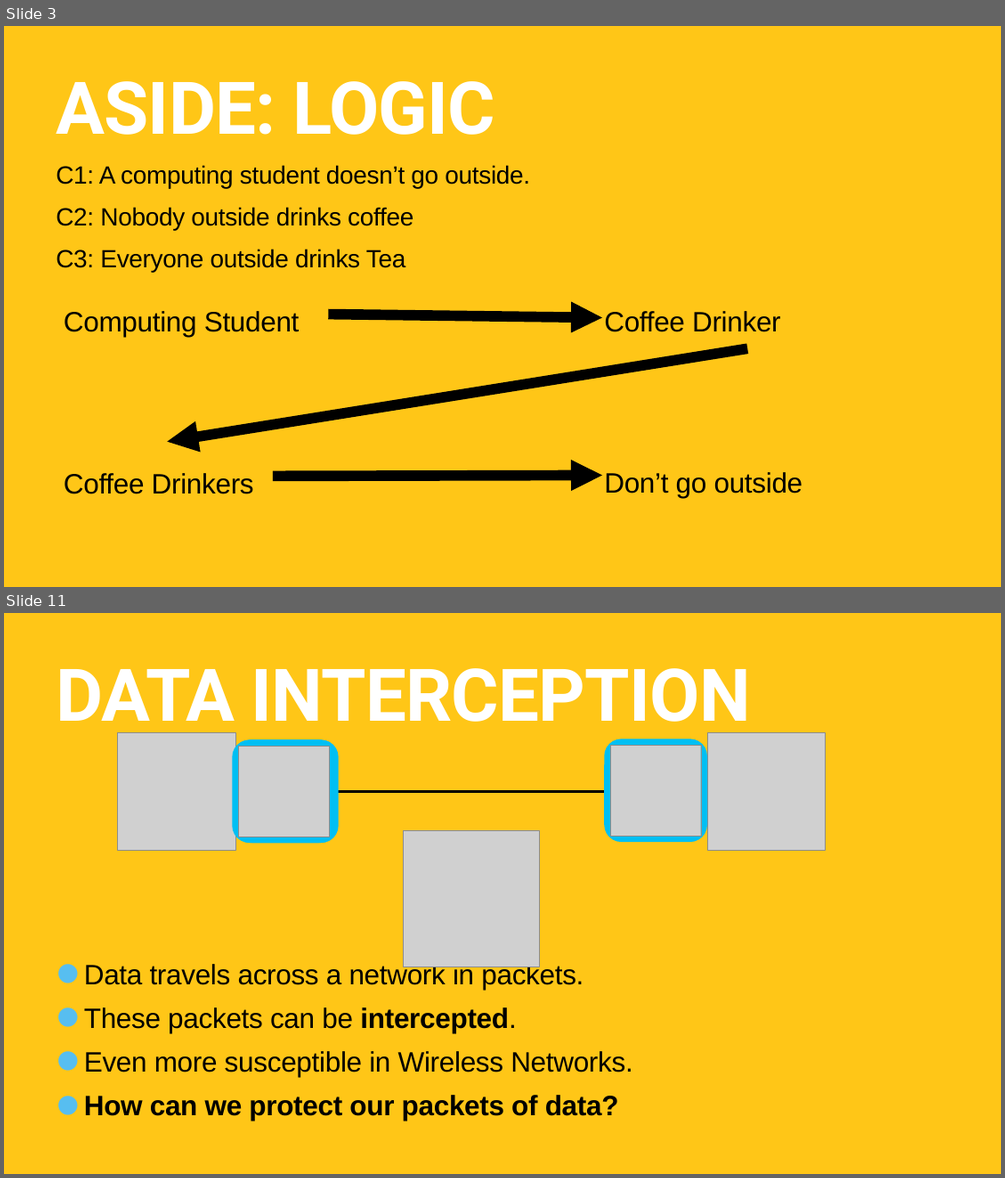
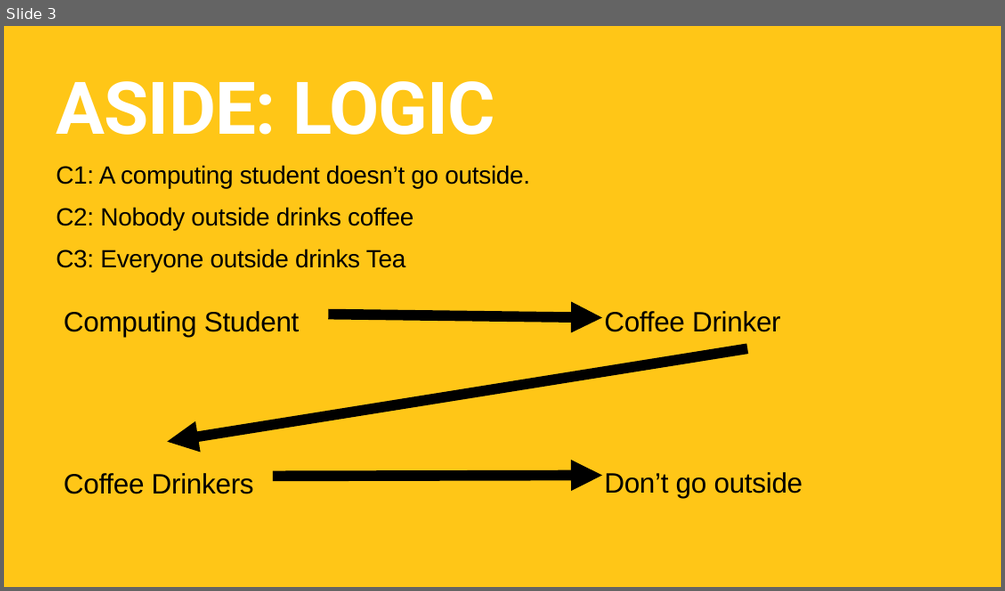
Before and after one commit to TommyWoodley/teaching, a slide deck: ALevel/BigO/BigOPresentation.pptx. Shown one above the other, each under a label of ours: slides 3 and 11 before the commit, slide 3 after it; the slides between them are not shown. The pictures are 1005x1178 and 1005x591 pixels, drawn with LibreOffice and Linux fonts; fonts in the diff are those of the drawing; grey boxes stand for pictures. Boxes give left, top, right and bottom in pixels: in the first picture for what was removed or moved away, otherwise in the second. Text is boxed around its words. In the diff, an @@ line names an element or a change of style, - is before the commit and + after.

```diff
--- a/ALevel/BigO/BigOPresentation.pptx
+++ b/ALevel/BigO/BigOPresentation.pptx
@@ slide 11 removed at (4,613,1001,1174), background #FFC617 @@
@@ title removed at (56,668,751,738) @@
-DATA INTERCEPTION
@@ picture removed at (118,732,235,850) @@
@@ rounded rectangle removed at (232,739,335,843) @@
@@ rounded rectangle removed at (234,739,337,843) @@
@@ rounded rectangle removed at (235,739,339,843) @@
@@ rounded rectangle removed at (604,739,707,842) @@
@@ picture removed at (611,746,701,835) @@
@@ picture removed at (707,732,825,850) @@
@@ picture removed at (239,747,329,836) @@
@@ line removed from (235, 791) to (707, 791) @@
@@ picture removed at (403,830,539,966) @@
@@ text removed at (84,962,632,1120) @@
-• Data travels across a network in packets.
-• These packets can be intercepted.
-• Even more susceptible in Wireless Networks.
-• How can we protect our packets of data?
```
Also in this commit, not shown: 8 slides added, 9 other slides removed.
